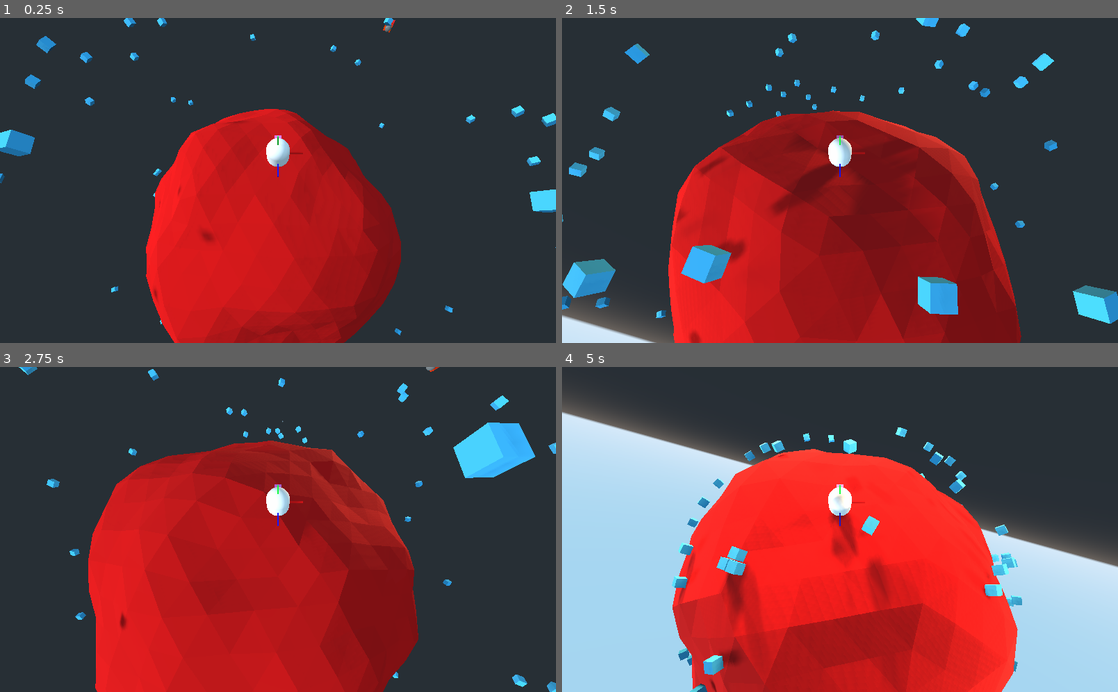
Above: before the commit, frames 1-4 (two rows, left to right).
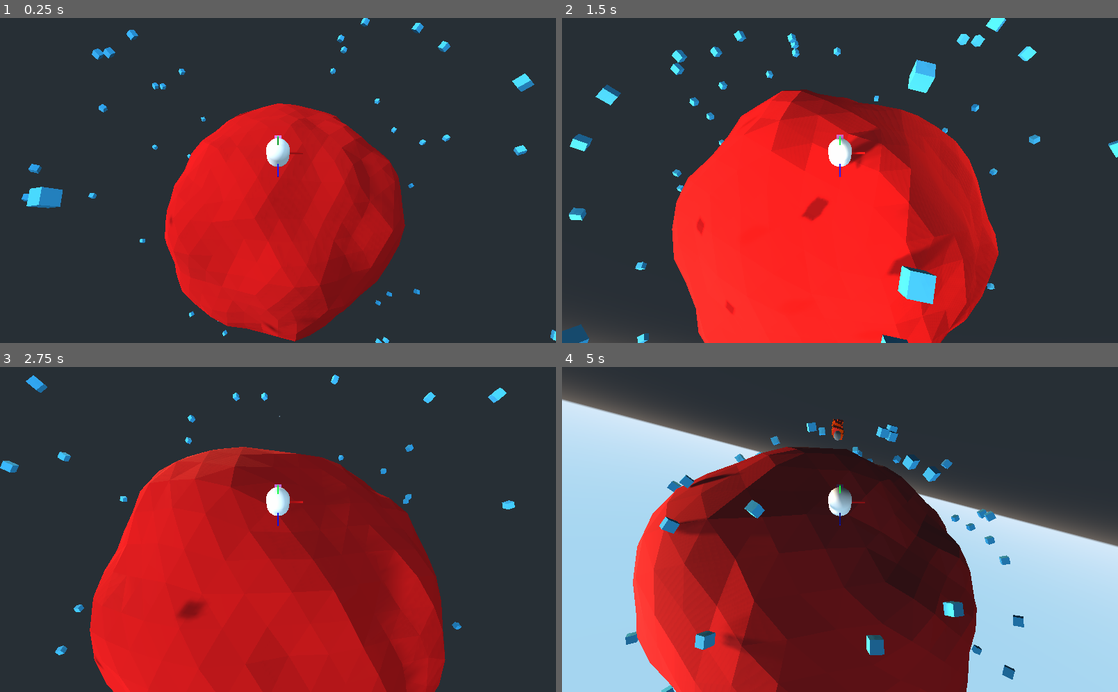
Above: after the commit, the same moments.

Repository: kevinms/godot-wild-jam-23
Game: Godot game, scene res://Game.tscn
Two runs of this game, one before a commit and one after it. Both use one fixed random seed, a clock stepped at 60 frames per second and the inputs below.
Inputs (mouse positions are in pixels of both pictures, inside the frame that each line leads up to):
- Up to frame 1 (0.25 s): no input
- Up to frame 2 (1.5 s): tap Enter (enter) at 0.5, 0.6 s; move the mouse to (867, 180) at 0.52 s; hold W (forward) from 0.53 s (still down); click (867, 180) at 0.67 s; tap Space (jump) at 0.77 s; move the mouse to (812, 180) at 1.27 s; click (812, 180) at 1.35 s
- Up to frame 3 (2.75 s): keep holding W (forward); tap Space (jump) at 1.52 s; move the mouse to (289, 523) at 2.02 s; tap Enter (enter) at 2.1 s; click (289, 523) at 2.17 s
- Up to frame 4 (5 s): keep holding W (forward); move the mouse to (834, 536) at 2.77 s; click (834, 536) at 2.85 s; tap Space (jump) at 3.02, 3.77, 4.52 s; move the mouse to (878, 532) at 3.52 s; tap Enter (enter) at 3.6 s; click (878, 532) at 3.67 s; move the mouse to (795, 526) at 4.27 s; click (795, 526) at 4.35 s

The runs differ from the first frame. In frame 1, 15% of the frame differs, in the area x 0-100%, y 0-100%; in frame 2, 42%; in frame 3, 19%; in frame 4, 48%, in the area x 0-100%, y 7-100%.

Commit message:
Better third person camera. Zoom with min / max dist and zoom sensitivity.

Diff:
--- /dev/null
+++ b/CameraRig.gd
@@ -0,0 +1,23 @@
+extends Position3D
+
+export var mouse_sensitivity = 0.002 # radians / pixel
+export var zoom_sensitivity = 0.1
+
+onready var min_dist = $Camera.translation.normalized() * 5
+onready var max_dist = $Camera.translation.normalized() * 20
+
+func _unhandled_input(event):
+	if Input.get_mouse_mode() != Input.MOUSE_MODE_CAPTURED:
+		return
+
+	if event is InputEventMouseMotion:
+		var angle = -event.relative.y * mouse_sensitivity
+		rotate_object_local(Vector3.RIGHT, angle)
+	elif event is InputEventMouseButton:
+		print(typeof(event))
+		if event.button_index == BUTTON_WHEEL_UP:
+			var camera_pos = $Camera.transform.origin
+			$Camera.transform.origin = camera_pos.move_toward(min_dist, camera_pos.length() * zoom_sensitivity)
+		if event.button_index == BUTTON_WHEEL_DOWN:
+			var camera_pos = $Camera.transform.origin
+			$Camera.transform.origin = camera_pos.move_toward(max_dist, camera_pos.length() * zoom_sensitivity)
--- a/Game.gd
+++ b/Game.gd
@@ -4,6 +4,8 @@
 # Called when the node enters the scene tree for the first time.
 func _ready():
 	Input.set_mouse_mode(Input.MOUSE_MODE_CAPTURED)
+
+	spawn_humans()
 
 func _input(event):
 	if event.is_action_pressed("ui_cancel"):
@@ -12,6 +14,8 @@
 		if Input.get_mouse_mode() == Input.MOUSE_MODE_VISIBLE:
 			Input.set_mouse_mode(Input.MOUSE_MODE_CAPTURED)
 			get_tree().set_input_as_handled()
+
+	click_raycast(event)
 
 # Called every frame. 'delta' is the elapsed time since the previous frame.
 # delta is a fraction of a second
@@ -22,6 +26,45 @@
 
 	fire_missile_occasionally(delta)
 
+
+
+const ray_length = 1000
+export var num_humans = 100
+onready var human_scene = load("res://Human.tscn")
+
+func click_raycast(event):
+	if event is InputEventMouseButton and event.pressed and event.button_index == 1:
+		var camera = get_viewport().get_camera()
+		var from = camera.project_ray_origin(event.position)
+		var to = from + camera.project_ray_normal(event.position) * ray_length
+
+		var space_state = get_world().direct_space_state
+		var result = space_state.intersect_ray(from, to, [self])
+
+		if result:
+			print("Ray hit: ", result.position)
+
+			var closest = $Planet.octree.knn(result.position, 32)
+			print(closest)
+
+
+
+func spawn_humans():
+	var aabb = $Planet.get_bounding_box()
+	var radius = aabb.size.length() / 2
+
+	for i in range(num_humans):
+		var spawn_point = random_point_on_sphere(radius)
+
+		var human = human_scene.instance()
+		human.translate(spawn_point)
+
+		human.planet_path = $Planet.get_path()
+		human.planet = $Planet
+		human.alien_path = $Player.get_path()
+		human.alien = $Player
+		print(human.alien)
+		add_child(human)
 
 var next_fire: float
 var sec_elapsed = 0.0
--- a/Game.tscn
+++ b/Game.tscn
@@ -1,5 +1,6 @@
-[gd_scene load_steps=10 format=2]
+[gd_scene load_steps=11 format=2]
 
+[ext_resource path="res://CameraRig.gd" type="Script" id=1]
 [ext_resource path="res://Player.tscn" type="PackedScene" id=2]
 [ext_resource path="res://Game.gd" type="Script" id=3]
 [ext_resource path="res://Icosphere.tscn" type="PackedScene" id=4]
@@ -53,7 +54,11 @@
 transform = Transform( 1, 0, 0, 0, 1, 0, 0, 0, 1, 0, 18.8625, 1.39177 )
 planet_path = NodePath("../Planet")
 
-[node name="Camera" type="Camera" parent="Player"]
+[node name="CameraRig" type="Position3D" parent="Player"]
+transform = Transform( 1, 0, 0, 0, 1, 2.98023e-08, 0, -2.98023e-08, 1, 0, 0, 3.57628e-07 )
+script = ExtResource( 1 )
+
+[node name="Camera" type="Camera" parent="Player/CameraRig"]
 transform = Transform( 1, 0, 0, 0, 0.346494, 0.938052, 0, -0.938052, 0.346494, 0, 7.75222, 3.95476 )
 current = true
 far = 200.0
--- a/Icosphere.tscn
+++ b/Icosphere.tscn
@@ -1,18 +1,6 @@
-[gd_scene load_steps=4 format=2]
+[gd_scene load_steps=2 format=2]
 
 [ext_resource path="res://Icosphere.gd" type="Script" id=1]
-[ext_resource path="res://Player.tscn" type="PackedScene" id=2]
-[ext_resource path="res://IcosphereMain.gd" type="Script" id=3]
 
-[node name="Spatial" type="Spatial"]
-script = ExtResource( 3 )
-
-[node name="Icosphere" type="StaticBody" parent="."]
+[node name="Icosphere" type="StaticBody"]
 script = ExtResource( 1 )
-
-[node name="Camera" type="Camera" parent="."]
-transform = Transform( 1, 0, 0, 0, 0.871402, 0.490569, 0, -0.490569, 0.871402, 0, 10.4579, 18.3803 )
-
-[node name="Player" parent="." instance=ExtResource( 2 )]
-transform = Transform( 1, 0, 0, 0, 1, 0, 0, 0, 1, 8.56306, 26.9328, 0 )
-planet_path = NodePath("../Icosphere")
